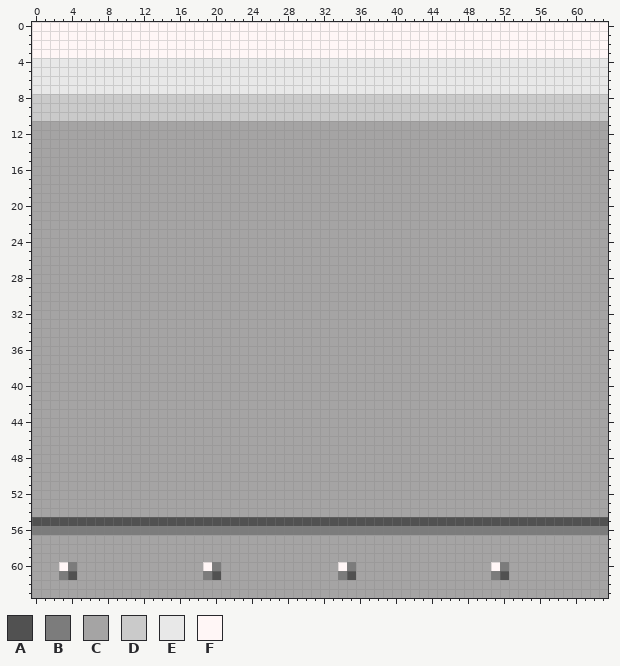
Pixel-art sprite -- GDS_126/GDS_126_Engine/images/ground.png. The first picture shows the starting point.
The file is 64x64 pixels.
Palette (. is transparent): A #515151  B #7c7c7c  C #a5a4a4  D #cacaca  E #e8e8e8  F #fff6f6
After the commit:
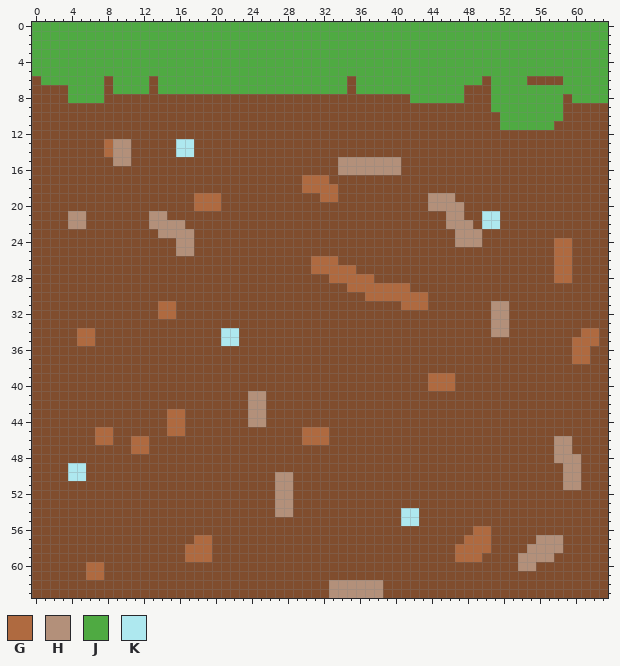
Colours new in this view: G #af6a40  H #b3907a  J #4faa42  K #aee8ef
Changes in this commit:
colour C: #a5a4a4 -> #804d2e
y 0..3: x 0..63 FFFFFFFFFFFFFFFFFFFFFFFFFFFFFFFFFFFFFFFFFFFFFFFFFFFFFFFFFFFFFFFF -> JJJJJJJJJJJJJJJJJJJJJJJJJJJJJJJJJJJJJJJJJJJJJJJJJJJJJJJJJJJJJJJJ
y 4..5: x 0..63 EEEEEEEEEEEEEEEEEEEEEEEEEEEEEEEEEEEEEEEEEEEEEEEEEEEEEEEEEEEEEEEE -> JJJJJJJJJJJJJJJJJJJJJJJJJJJJJJJJJJJJJJJJJJJJJJJJJJJJJJJJJJJJJJJJ
y 6: x 0..63 EEEEEEEEEEEEEEEEEEEEEEEEEEEEEEEEEEEEEEEEEEEEEEEEEEEEEEEEEEEEEEEE -> CJJJJJJJCJJJJCJJJJJJJJJJJJJJJJJJJJJCJJJJJJJJJJJJJJCJJJJCCCCJJJJJ
y 7: x 0..63 EEEEEEEEEEEEEEEEEEEEEEEEEEEEEEEEEEEEEEEEEEEEEEEEEEEEEEEEEEEEEEEE -> CCCCJJJJCJJJJCJJJJJJJJJJJJJJJJJJJJJCJJJJJJJJJJJJCCCJJJJJJJJJJJJJ
y 8: x 0..63 DDDDDDDDDDDDDDDDDDDDDDDDDDDDDDDDDDDDDDDDDDDDDDDDDDDDDDDDDDDDDDDD -> CCCCJJJJCCCCCCCCCCCCCCCCCCCCCCCCCCCCCCCCCCJJJJJJCCCJJJJJJJJCJJJJ
y 9: x 0..63 DDDDDDDDDDDDDDDDDDDDDDDDDDDDDDDDDDDDDDDDDDDDDDDDDDDDDDDDDDDDDDDD -> CCCCCCCCCCCCCCCCCCCCCCCCCCCCCCCCCCCCCCCCCCCCCCCCCCCJJJJJJJJCCCCC
y 10: x 0..63 DDDDDDDDDDDDDDDDDDDDDDDDDDDDDDDDDDDDDDDDDDDDDDDDDDDDDDDDDDDDDDDD -> CCCCCCCCCCCCCCCCCCCCCCCCCCCCCCCCCCCCCCCCCCCCCCCCCCCCJJJJJJJCCCCC
y 11: x 52..57 CCCCCC -> JJJJJJ
y 13..14: x 8..10 CCC -> GHH; x 16..17 CC -> KK
y 15: x 9..10 CC -> HH; x 34..40 CCCCCCC -> HHHHHHH
y 16: x 34..40 CCCCCCC -> HHHHHHH
y 17: x 30..32 CCC -> GGG
y 18: x 30..33 CCCC -> GGGG
y 19: x 18..20 CCC -> GGG; x 32..33 CC -> GG; x 44..46 CCC -> HHH
y 20: x 18..20 CCC -> GGG; x 44..47 CCCC -> HHHH
y 21: x 4..5 CC -> HH; x 13..14 CC -> HH; x 46..47 CC -> HH; x 50..51 CC -> KK
y 22: x 4..5 CC -> HH; x 13..16 CCCC -> HHHH; x 46..48 CCC -> HHH; x 50..51 CC -> KK
y 23: x 14..17 CCCC -> HHHH; x 47..49 CCC -> HHH
y 24: x 16..17 CC -> HH; x 47..49 CCC -> HHH; x 58..59 CC -> GG
y 25: x 16..17 CC -> HH; x 58..59 CC -> GG
y 26: x 31..33 CCC -> GGG; x 58..59 CC -> GG
y 27: x 31..35 CCCCC -> GGGGG; x 58..59 CC -> GG
y 28: x 33..37 CCCCC -> GGGGG; x 58..59 CC -> GG
y 29: x 35..41 CCCCCCC -> GGGGGGG
y 30: x 37..43 CCCCCCC -> GGGGGGG
y 31: x 14..15 CC -> GG; x 41..43 CCC -> GGG; x 51..52 CC -> HH
y 32: x 14..15 CC -> GG; x 51..52 CC -> HH
y 33: x 51..52 CC -> HH
y 34: x 5..6 CC -> GG; x 21..22 CC -> KK; x 51..52 CC -> HH; x 61..62 CC -> GG
y 35: x 5..6 CC -> GG; x 21..22 CC -> KK; x 60..62 CCC -> GGG
y 36..37: x 60..61 CC -> GG
y 39..40: x 44..46 CCC -> GGG
y 41..42: x 24..25 CC -> HH
y 43..44: x 15..16 CC -> GG; x 24..25 CC -> HH
y 45: x 7..8 CC -> GG; x 15..16 CC -> GG; x 30..32 CCC -> GGG
y 46: x 7..8 CC -> GG; x 11..12 CC -> GG; x 30..32 CCC -> GGG; x 58..59 CC -> HH
y 47: x 11..12 CC -> GG; x 58..59 CC -> HH
y 48: x 58..60 CCC -> HHH
y 49: x 4..5 CC -> KK; x 59..60 CC -> HH
y 50: x 4..5 CC -> KK; x 27..28 CC -> HH; x 59..60 CC -> HH
y 51: x 27..28 CC -> HH; x 59..60 CC -> HH
y 52..53: x 27..28 CC -> HH
y 54: x 27..28 CC -> HH; x 41..42 CC -> KK
y 55: x 0..63 AAAAAAAAAAAAAAAAAAAAAAAAAAAAAAAAAAAAAAAAAAAAAAAAAAAAAAAAAAAAAAAA -> CCCCCCCCCCCCCCCCCCCCCCCCCCCCCCCCCCCCCCCCCKKCCCCCCCCCCCCCCCCCCCCC
y 56: x 0..63 BBBBBBBBBBBBBBBBBBBBBBBBBBBBBBBBBBBBBBBBBBBBBBBBBBBBBBBBBBBBBBBB -> CCCCCCCCCCCCCCCCCCCCCCCCCCCCCCCCCCCCCCCCCCCCCCCCCGGCCCCCCCCCCCCC
y 57: x 18..19 CC -> GG; x 48..50 CCC -> GGG; x 56..58 CCC -> HHH
y 58: x 17..19 CCC -> GGG; x 47..50 CCCC -> GGGG; x 55..58 CCCC -> HHHH
y 59: x 17..19 CCC -> GGG; x 47..49 CCC -> GGG; x 54..57 CCCC -> HHHH
y 60: x 3..4 FB -> CC; x 6..7 CC -> GG; x 19..20 FB -> CC; x 34..35 FB -> CC; x 51..52 FB -> CC; x 54..55 CC -> HH
y 61: x 3..4 BA -> CC; x 6..7 CC -> GG; x 19..20 BA -> CC; x 34..35 BA -> CC; x 51..52 BA -> CC
y 62..63: x 33..38 CCCCCC -> HHHHHH
Changed places in both pictures, as pixel boxes (x1, y1, x2, y2):
changed: (32, 22, 608, 598)
